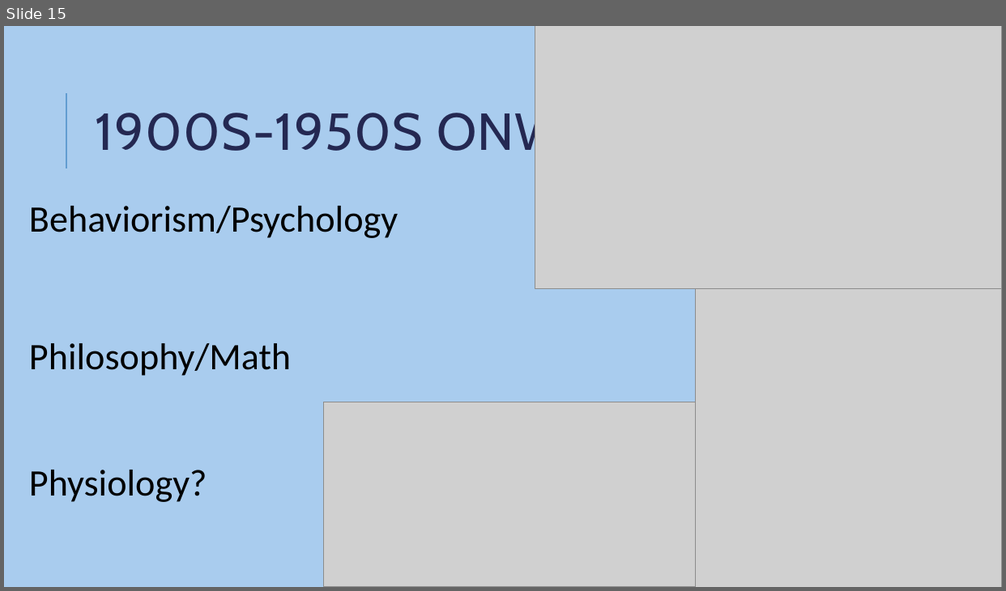
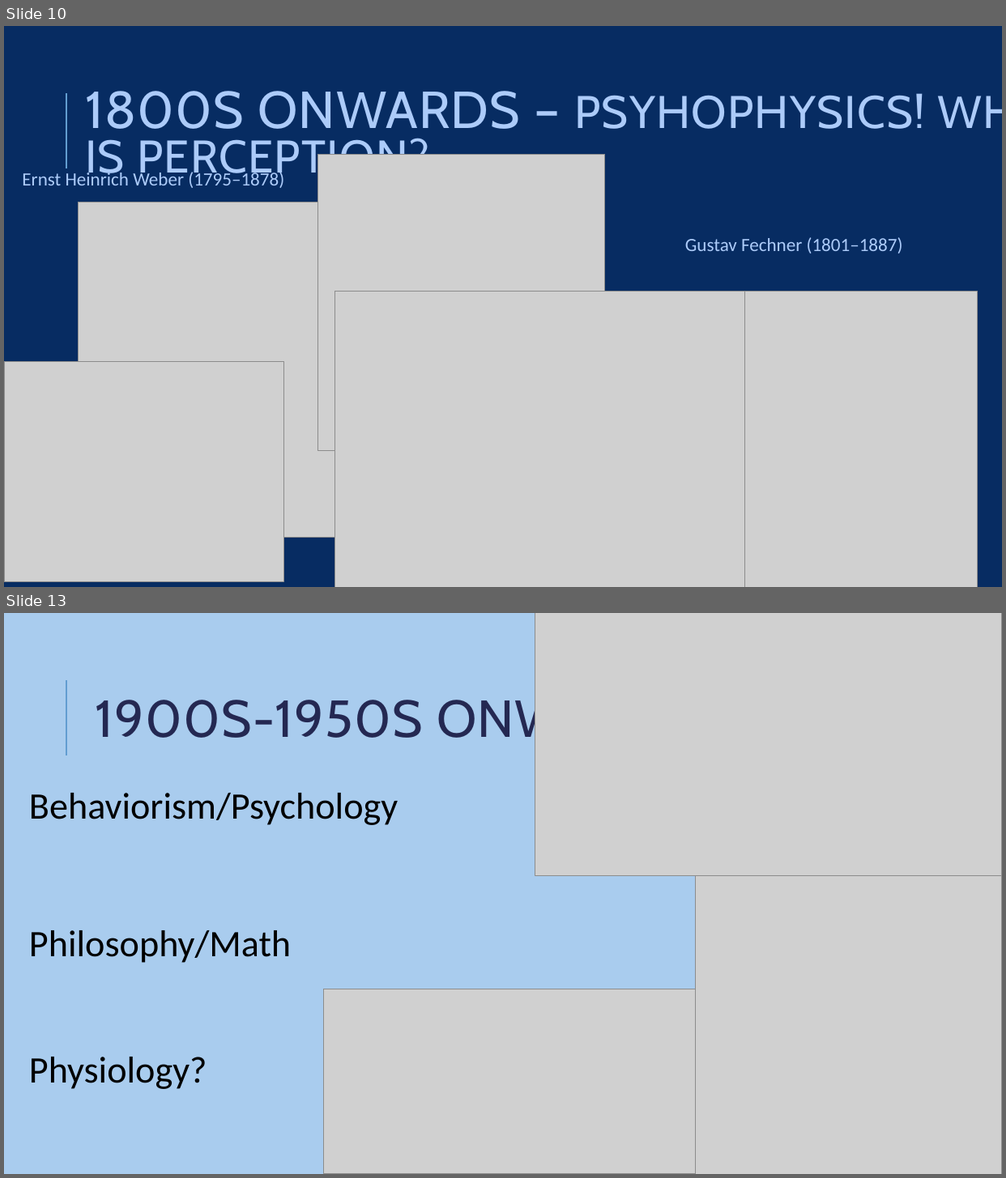
Before and after one commit to aimforbigfoot/biol5081, a slide deck: animalsClass/Deep History Of the field of Perception.pptx. Shown one above the other, each under a label of ours: slide 15 before the commit, slides 10 and 13 after it; the slides between them are not shown. The pictures are 1006x591 and 1006x1178 pixels, drawn with LibreOffice and Linux fonts; fonts in the diff are those of the drawing; grey boxes stand for pictures. Boxes give left, top, right and bottom in pixels: in the first picture for what was removed or moved away, otherwise in the second. Text is boxed around its words. In the diff, an @@ line names an element or a change of style, - is before the commit and + after.

```diff
--- a/animalsClass/Deep History Of the field of Perception.pptx
+++ b/animalsClass/Deep History Of the field of Perception.pptx
@@ slide 10 added at [4, 26, 1002, 587], background #072C62; not listed: 1 template element that a slide beside it also shows @@
@@ title added at [85, 91, 925, 184], 44 pt, text #ACCBF9 @@
+1800S ONWARDS – PSYHOPHYSICS! WHAT IS PERCEPTION?
@@ text added at [22, 170, 284, 188], 18 pt, text #ACCBF9 @@
+Ernst Heinrich Weber (1795–1878)
@@ picture added at [317, 154, 605, 450] @@
@@ picture added at [78, 202, 335, 537] @@
@@ text added at [685, 237, 903, 254], 18 pt, text #ACCBF9 @@
+Gustav Fechner (1801–1887)
@@ picture added at [335, 291, 745, 587] @@
@@ picture added at [720, 291, 978, 587] @@
@@ picture added at [4, 361, 284, 582] @@
@@ what was slide 15 is now slide 13 @@
```
Also in this commit, not shown: 5 slides changed, 3 slides removed.
